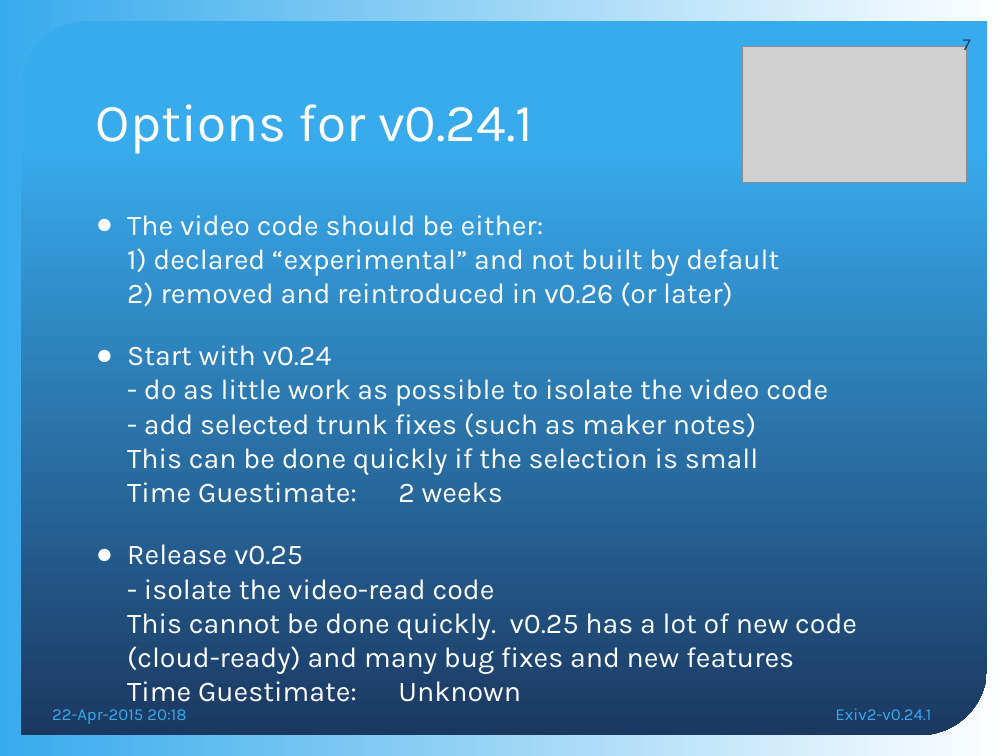
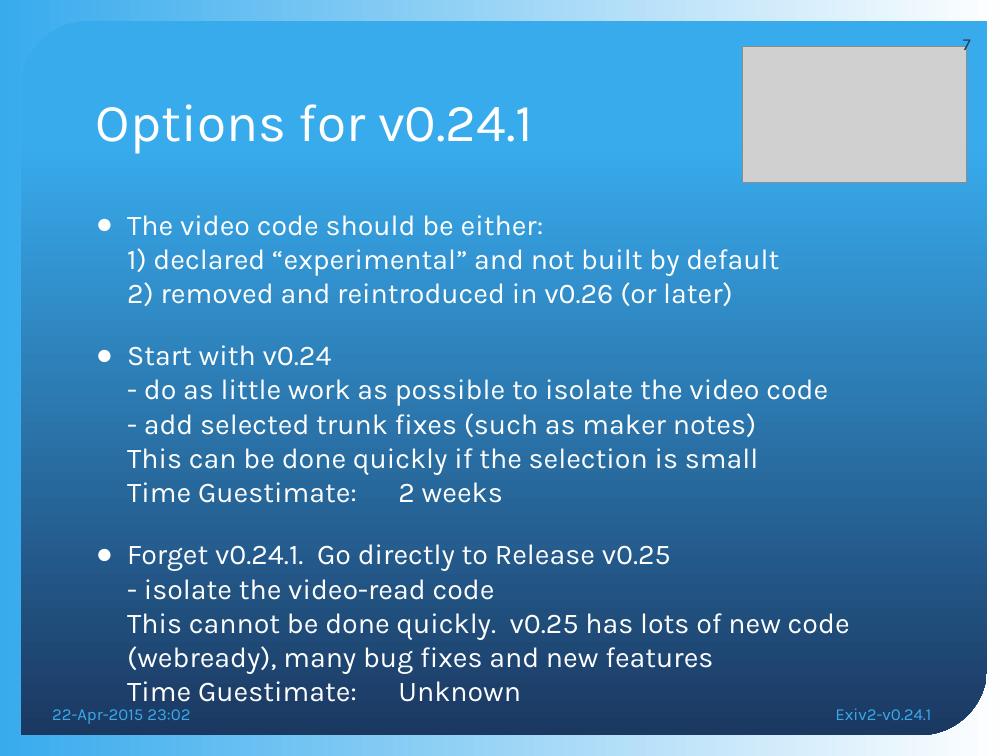
Before and after one commit to nehaljwani/team.exiv2.org, a slide deck: slide 7 of meetings/Exiv2-v0.24.1.pptx. Drawn at 1008x756 pixels with LibreOffice and Linux fonts; fonts in the diff are those of the drawing; grey boxes stand for pictures; background and template pictures are left out. Boxes give left, top, right and bottom in pixels: in the first picture for what was removed or moved away, otherwise in the second. Text is boxed around its words. In the diff, an @@ line names an element or a change of style, - is before the commit and + after.

```diff
--- a/meetings/Exiv2-v0.24.1.pptx
+++ b/meetings/Exiv2-v0.24.1.pptx
@@ text at bbox=[127, 544, 850, 674]: text changed @@
-● Release v0.25
-  - isolate the video-read code
-  This cannot be done quickly. v0.25 has a lot of new code (cloud-ready) and many bug fixes and new features
-  Time Guestimate: Unknown
+● Forget v0.24.1. Go directly to Release v0.25
+  - isolate the video-read code
+  This cannot be done quickly. v0.25 has lots of new code (webready), many bug fixes and new features
+  Time Guestimate: Unknown
@@ text at bbox=[52, 709, 190, 724]: text changed @@
-22-Apr-2015 20:18
+22-Apr-2015 23:02
```
Also in this commit, not shown: 8 other slides changed, 1 other file.
